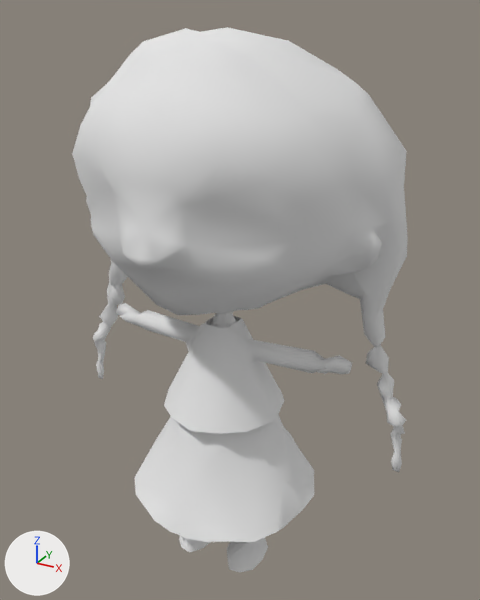
The Blender file ART/Models/Suri/Suri.blend as it was, and as the next commit left it.
One viewpoint serves both versions: a 50 mm camera at (8.76, -14.93, 16.51) aimed at (0.33, 0.39, 8.85). The axes (+X, +Y, +Z) are drawn at lower left. The lights are the same throughout. The older version comes first.
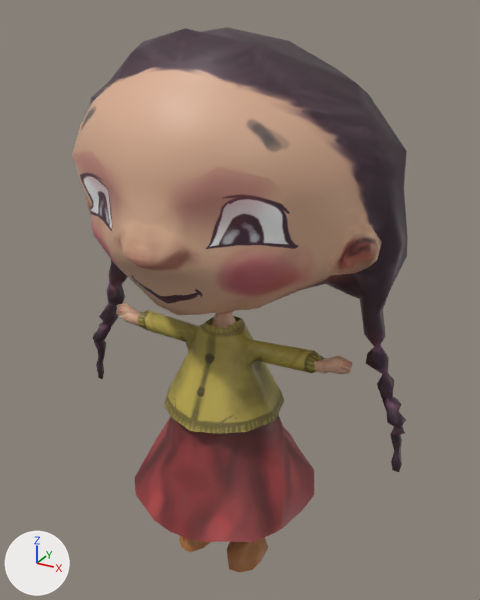
Commit message: Suri rolling

Location of each change, [x1, y1, x2, y2] in pixels of the pictures (480 x 600 px):
'Cylinder.002', surface changed (darker)
    both: [72, 27, 408, 572]

Diff of the bpy script that builds the scene:
```diff
--- a/ART/Models/Suri/Suri.blend.py
+++ b/ART/Models/Suri/Suri.blend.py
@@ img_suri_low_poly @@
+img_suri_low_poly = load_image('Suri Low Poly', 'Suri Low Poly.png', 1024, 1024, 'sRGB')
@@ mat_material_001 @@
-mat_material_001 = diffuse_material('Material.001')
-mat_material_001.base_color = (0.8, 0.8, 0.8)  # white #e7e7e7
+mat_material_001 = principled_material('Material.001')
+mat_material_001.texture = img_suri_low_poly
```
